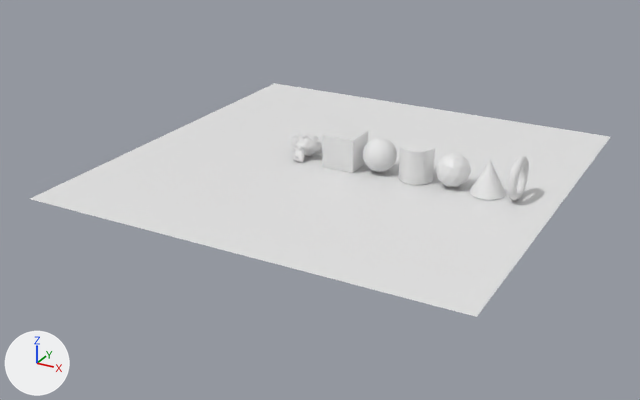
One commit to the Blender file tutorial.blend: the scene before it, then after it.
Camera for both pictures: a 50 mm lens placed at (22.6, -44.2, 19.4), pointed at (-0.7, -1.9, -1.7). Arrows for +X, +Y and +Z are at lower left; the lights stay in place.
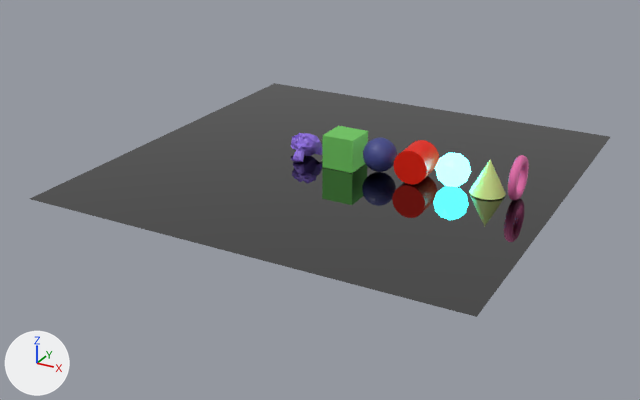
Patch to the scene script:
```diff
--- a/tutorial.blend.py
+++ b/tutorial.blend.py
@@ mat_material @@
 mat_material = principled_material('Material')
-mat_material.base_color = (0.8, 0.8, 0.8)  # white #e7e7e7
-mat_material.roughness = 0.4
+mat_material.base_color = (0.153, 0.153, 0.153)  # dark grey #6d6d6d
+mat_material.metallic = 1.0
+mat_material.roughness = 0.0
@@ mat_purple @@
+mat_purple = principled_material('Purple')
+mat_purple.base_color = (0.304, 0.17, 0.8)  # purple #9673e7
@@ mat_pink @@
+mat_pink = principled_material('Pink')
+mat_pink.base_color = (0.8, 0.152, 0.412)  # pink #e76dac
@@ mat_light_yellow @@
+mat_light_yellow = principled_material('Light yellow')
+mat_light_yellow.base_color = (0.629, 0.8, 0.254)  # green #d0e78a
@@ mat_light_blue @@
+mat_light_blue = principled_material('Light Blue')
+mat_light_blue.base_color = (0.0, 0.532, 1.0)  # cyan #00c1ff
+mat_light_blue.metallic = 0.3
+mat_light_blue.roughness = 0.482
+mat_light_blue.emission_color = (0.0153, 0.347, 0.358)  # cyan #219fa1
+mat_light_blue.emission_strength = 41.2
@@ mat_red @@
+mat_red = principled_material('Red')
+mat_red.base_color = (1.0, 0.0149, 0.0)  # red #ff2100
+mat_red.metallic = 0.305
@@ mat_blue @@
+mat_blue = principled_material('Blue')
+mat_blue.base_color = (0.0504, 0.0612, 0.255)  # blue #3f468a
@@ mat_radioactivegreen @@
+mat_radioactivegreen = principled_material('radioactiveGreen')
+mat_radioactivegreen.base_color = (0.238, 0.825, 0.177)  # green #86ea75
+mat_radioactivegreen.metallic = 0.545
+mat_radioactivegreen.roughness = 0.55
@@ me_cube @@
 me_cube.from_pydata(...)  # 8 vertices, 6 faces; spans x -1.0..1.0, y -1.0..1.0, z -1.0..1.0
-me_cube.materials.append(mat_material)  # white #e7e7e7
+me_cube.materials.append(mat_radioactivegreen)  # green #86ea75
@@ me_sphere @@
 me_sphere.from_pydata(...)  # 482 vertices, 512 faces; spans x -1.0..1.0, y -1.0..1.0, z -1.0..1.0
+me_sphere.materials.append(mat_blue)  # blue #3f468a
@@ me_cylinder @@
 me_cylinder.from_pydata(...)  # 64 vertices, 34 faces; spans x -1.0..1.0, y -1.0..1.0, z -1.0..1.0
+me_cylinder.materials.append(mat_red)  # red #ff2100
@@ me_plane @@
 me_plane.from_pydata(...)  # 4 vertices, 1 face; spans x -1.0..1.0, y -1.0..1.0, z 0.0
+me_plane.materials.append(mat_material)  # dark grey #6d6d6d
@@ me_icosphere @@
 me_icosphere.from_pydata(...)  # 42 vertices, 80 faces; spans x -0.95..0.95, y -1.0..1.0, z -1.0..1.0
+me_icosphere.materials.append(mat_light_blue)  # cyan #00c1ff
@@ me_cone @@
 me_cone.from_pydata(...)  # 33 vertices, 33 faces; spans x -1.0..1.0, y -1.0..1.0, z -1.0..1.0
+me_cone.materials.append(mat_light_yellow)  # green #d0e78a
@@ me_torus @@
 me_torus.from_pydata(...)  # 576 vertices, 576 faces; spans x -1.25..1.25, y -1.25..1.25, z -0.25..0.25
+me_torus.materials.append(mat_pink)  # pink #e76dac
@@ me_suzanne @@
 me_suzanne.from_pydata(...)  # 507 vertices, 500 faces; spans x -1.37..1.37, y -0.85..0.85, z -0.98..0.98
+me_suzanne.materials.append(mat_purple)  # purple #9673e7
@@ ob_cylinder @@
 ob_cylinder.location = (4.57, 0.01, 1.04)
+ob_cylinder.rotation_euler = (-1.567, -4.066, 0.0227)  # degrees (-90, -233, 1.3)
```

Boxes [x1, y1, x2, y2] around the edits, measured in the pictures (640 x 400 px):
'Plane', recoloured (white to grey)
    both: [30, 83, 610, 317]
'Cube', recoloured (white to green)
    both: [322, 126, 368, 173]
'Cylinder', recoloured, turned (white to red)
    before: [398, 140, 435, 185]
    after: [394, 140, 439, 184]
'Icosphere', recoloured (white to cyan)
    both: [435, 153, 471, 187]
'Sphere', recoloured (white to blue)
    both: [363, 138, 397, 172]
'Cone', recoloured (white to green)
    both: [469, 159, 506, 200]
'Torus', recoloured (white to pink)
    both: [508, 155, 529, 201]
'Suzanne', recoloured (white to purple)
    both: [291, 133, 322, 162]
